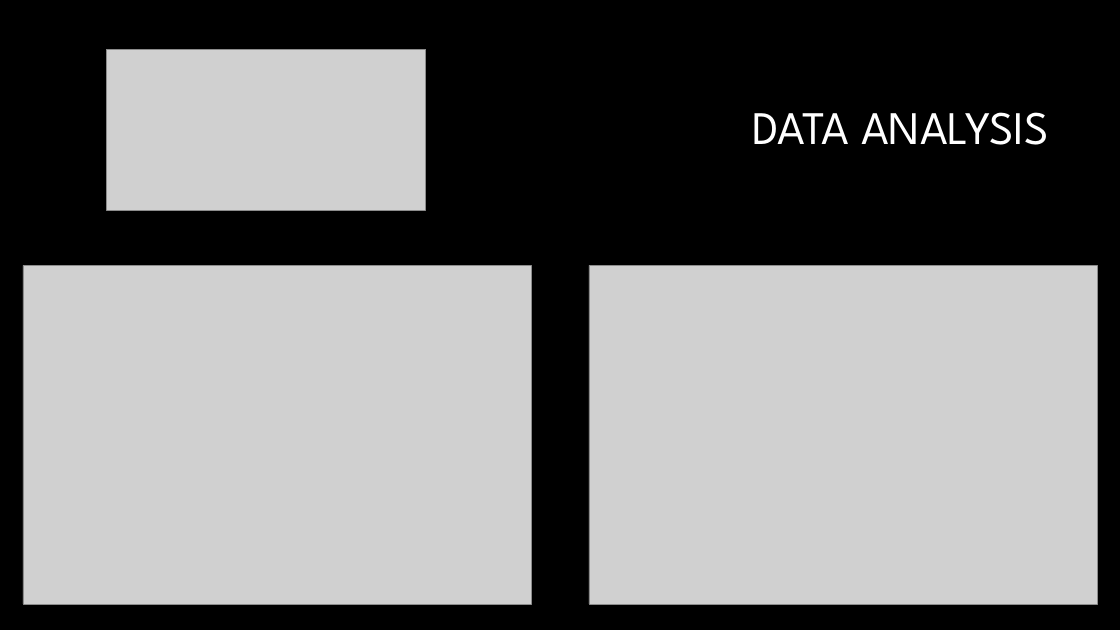
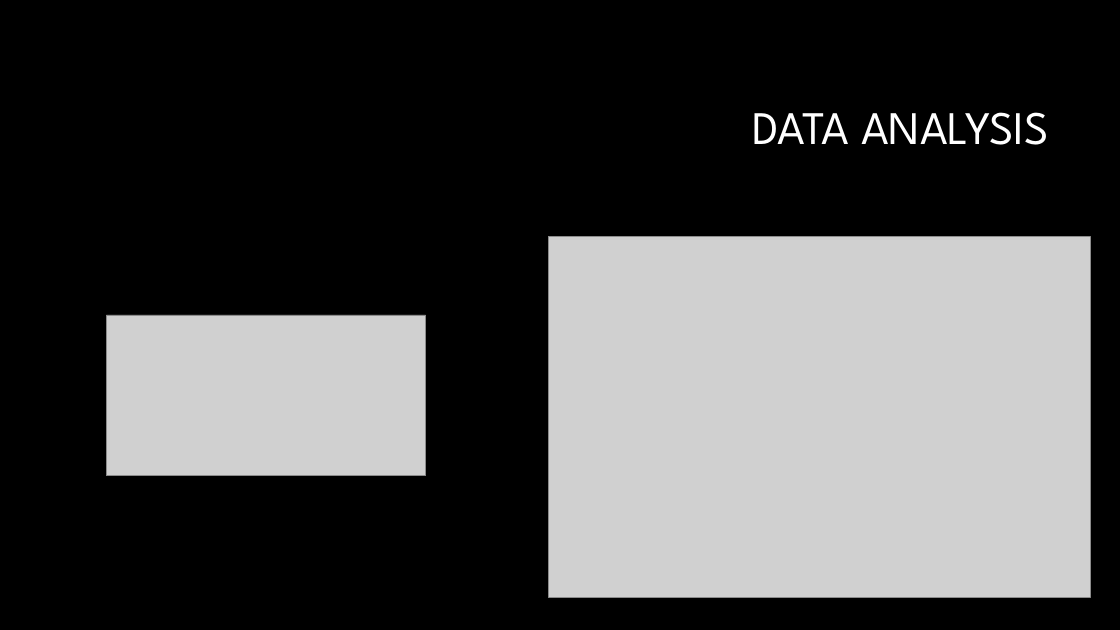
Before and after one commit to nvhabib91/project1, a slide deck: slide 6 of Presentation - Project 1.pptx (slide 9 before the commit). Drawn at 1120x630 pixels with LibreOffice and Linux fonts; fonts in the diff are those of the drawing; grey boxes stand for pictures; background and template pictures are left out. Boxes give left, top, right and bottom in pixels: in the first picture for what was removed or moved away, otherwise in the second. Text is boxed around its words. In the diff, an @@ line names an element or a change of style, - is before the commit and + after.

```diff
--- a/Presentation - Project 1.pptx
+++ b/Presentation - Project 1.pptx
@@ picture resized from (x1=589, y1=266, x2=1097, y2=604) to (x1=549, y1=236, x2=1091, y2=597) @@
@@ picture removed at (x1=23, y1=266, x2=531, y2=604) @@
@@ picture moved from (x1=107, y1=49, x2=426, y2=210) to (x1=107, y1=315, x2=426, y2=476) @@
```
Also in this commit, not shown: 7 other slides changed, 1 slide removed.
